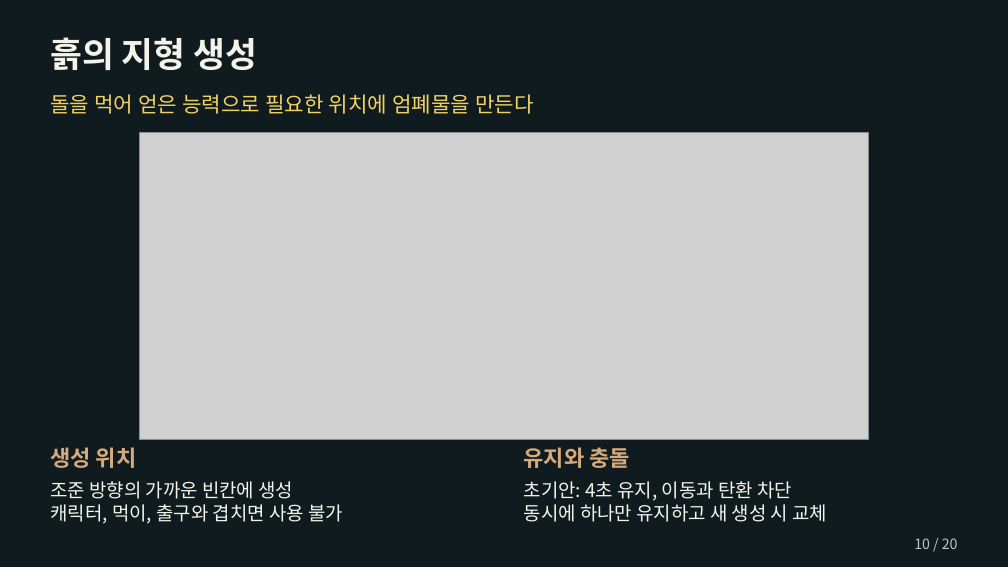
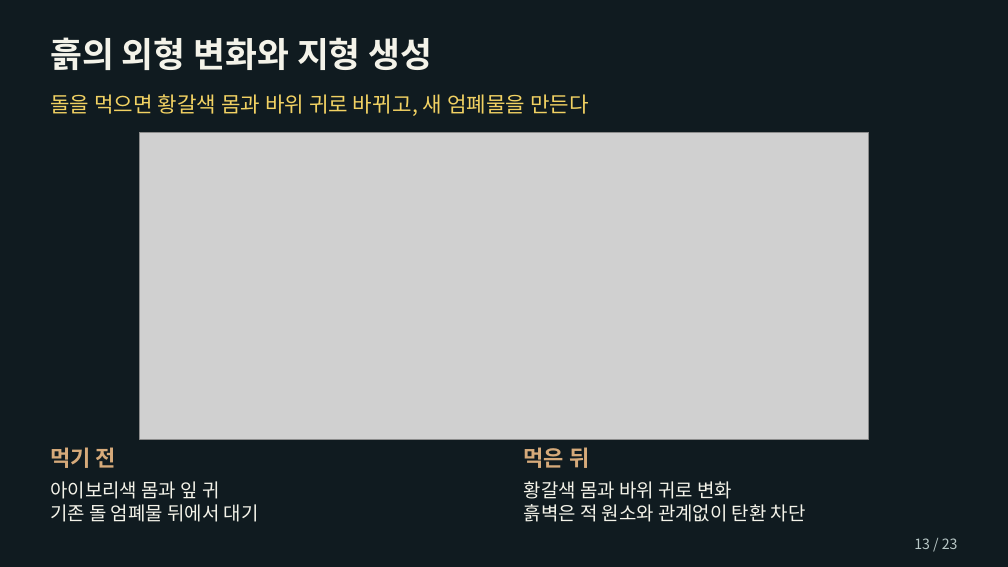
Before and after one commit to chanwhee0330/element-eater, a slide deck: slide 13 of outputs/엘리먼트_이터_기획서_허찬휘.pptx (slide 10 before the commit). Drawn at 1008x567 pixels with LibreOffice and Linux fonts; fonts in the diff are those of the drawing; grey boxes stand for pictures. Boxes give left, top, right and bottom in pixels: in the first picture for what was removed or moved away, otherwise in the second. Text is boxed around its words. In the diff, an @@ line names an element or a change of style, - is before the commit and + after.

```diff
--- a/outputs/엘리먼트_이터_기획서_허찬휘.pptx
+++ b/outputs/엘리먼트_이터_기획서_허찬휘.pptx
@@ text at (50, 37, 433, 70): text changed @@
-흙의 지형 생성
+흙의 외형 변화와 지형 생성
@@ text at (50, 94, 589, 116): text changed @@
-돌을 먹어 얻은 능력으로 필요한 위치에 엄폐물을 만든다
+돌을 먹으면 황갈색 몸과 바위 귀로 바뀌고, 새 엄폐물을 만든다
@@ text at (50, 447, 116, 468): text changed @@
-생성 위치
+먹기 전
@@ text at (524, 447, 589, 468): text changed @@
-유지와 충돌
+먹은 뒤
@@ text at (50, 481, 259, 522): text changed @@
-조준 방향의 가까운 빈칸에 생성
-캐릭터, 먹이, 출구와 겹치면 사용 불가
+아이보리색 몸과 잎 귀
+기존 돌 엄폐물 뒤에서 대기
@@ text at (524, 481, 806, 522): text changed @@
-초기안: 4초 유지, 이동과 탄환 차단
-동시에 하나만 유지하고 새 생성 시 교체
+황갈색 몸과 바위 귀로 변화
+흙벽은 적 원소와 관계없이 탄환 차단
@@ text at (914, 538, 958, 549): text changed @@
-10 / 20
+13 / 23
```
Also in this commit, not shown: 19 other slides changed, 3 slides added, 10 other files.
